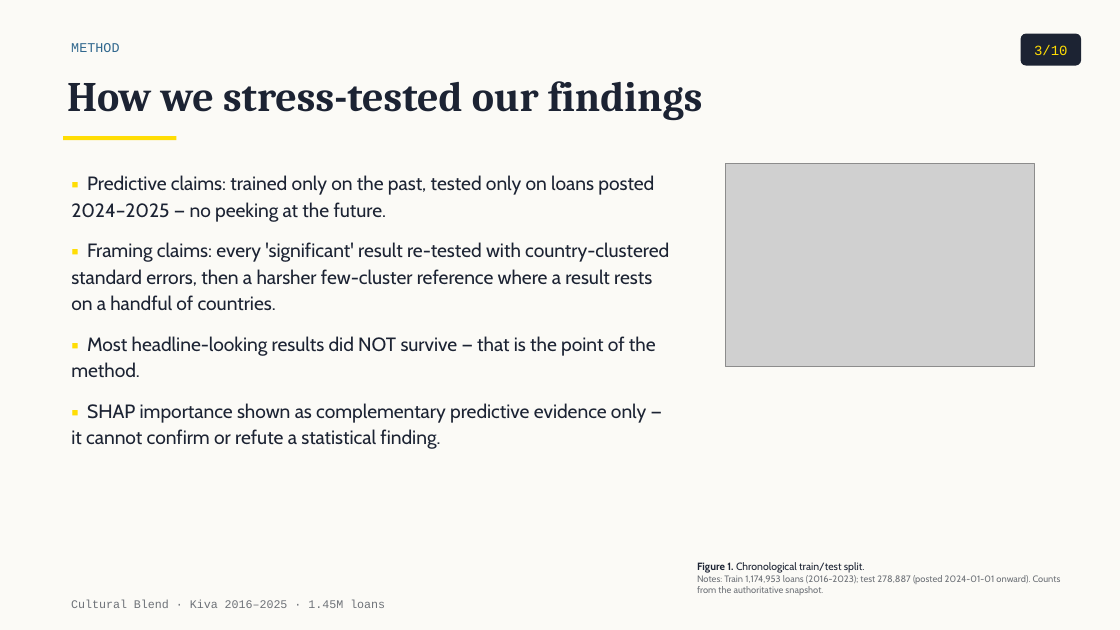
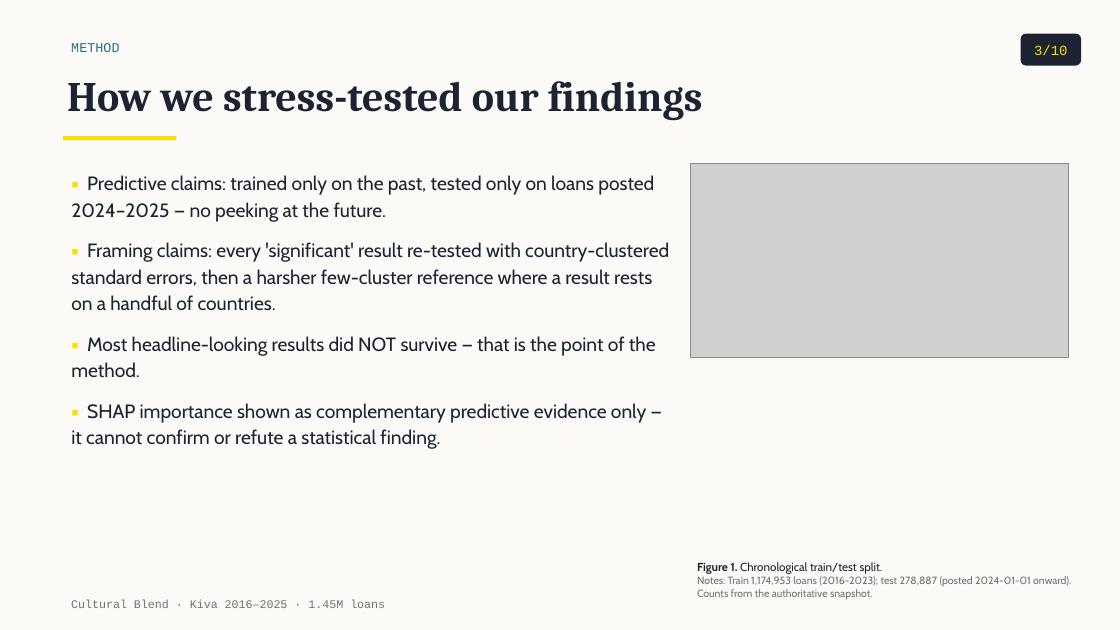
Before and after one commit to tuannm3812/unsw-ma-hackathon-2026, a slide deck: slide 3 of docs/presentation/slides_draft.pptx. Drawn at 1120x630 pixels with LibreOffice and Linux fonts; fonts in the diff are those of the drawing; grey boxes stand for pictures. Boxes give left, top, right and bottom in pixels: in the first picture for what was removed or moved away, otherwise in the second. Text is boxed around its words. In the diff, an @@ line names an element or a change of style, - is before the commit and + after.

```diff
--- a/docs/presentation/slides_draft.pptx
+++ b/docs/presentation/slides_draft.pptx
@@ picture: place and size @@
-picture at [725,164,1035,366]
+picture at [691,164,1069,357]
@@ text "Figure 1. Chronological train/test split." at [697,562,1071,600]: size 9 to 10 pt in "Figure 1. Chronological train/test split."; size 8 to 9 pt in "Notes: Train 1,174,953 loans (2016-2023); test 278,887 ..." @@
```
Also in this commit, not shown: 7 other slides changed, 22 other files.
